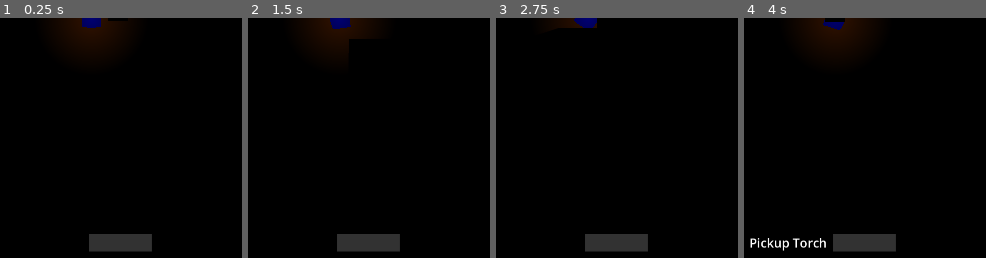
Above: before the commit, frames 1-4 (left to right).
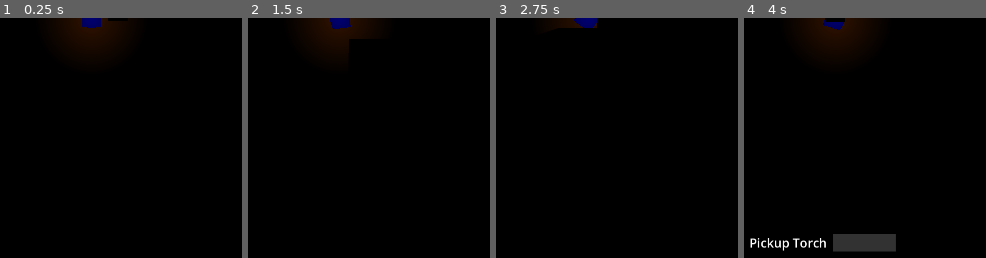
Above: after the commit, the same moments.

Repository: OwenTheBell/Torch
Game: Godot game, scene res://Environment/world.tscn
Same seed, same stepped clock (60 frames per second), same inputs: the game is played once before the commit and once after it.
Inputs (mouse positions are % of the whole screen's width and height, from its top left):
- Up to frame 1 (0.25 s): no input
- Up to frame 2 (1.5 s): tap Enter at 0.5 s; move the mouse to (55, 45) at 0.52 s; hold D (Right) 0.53-1.28 s; hold Space (Interact) 0.53-1.28 s; move the mouse to (outside the picture) at 1.27 s; hold S (Down) from 1.28 s (still down); tap Space (Interact) at 1.35 s
- Up to frame 3 (2.75 s): move the mouse to (35, 27) at 2.02 s; release S (Down) at 2.03 s; hold D (Right) from 2.03 s (still down); hold Space (Interact) from 2.03 s (still down); click (35, 27) at 2.1 s
- Up to frame 4 (4 s): tap R (restart) at 2.75, 3.5 s; move the mouse to (11, 71) at 2.77 s; release D (Right) at 2.78 s; release Space (Interact) at 2.78 s; hold W (Up) 2.78-3.53 s; right-click (11, 71) at 2.85 s; tap Space (Interact) at 3.05 s; move the mouse to (68, 66) at 3.52 s; hold A (Left) from 3.53 s (still down); hold Space (Interact) from 3.53 s (still down)
The pictures show only the part of the screen within x 0-50%, y 50-100%; the shares and areas given below are measured in that part.

The runs differ from the first frame. In frame 1, 2.0% of the frame differs, in the area x 36-63%, y 90-98%; in frame 2, 2.0%; in frame 3, 2.0%; in frame 4, nothing differs.

Commit message:
Created BoolVariable for tracking interactions
New BoolVariable Resource used via has_interaction_bool.tres to monitor if the player has an available interaction. The interaction prompt is hidden if they don't.

Diff:
--- a/Interaction/InteractExecutor.gd
+++ b/Interaction/InteractExecutor.gd
@@ -2,6 +2,7 @@
 
 @export var hold_time: float
 @export var tick_on_hold: bool
+@export var has_interaction_var: BoolVariable
 @export var description_var: StringVariable
 @export var percent_var: FloatVariable
 
@@ -9,6 +10,9 @@
 var elapsed_hold: float = 0
 
 var executing = false
+
+func _ready():
+  update_description()
 
 func _process(delta):
   if Input.is_action_just_pressed("Interact") and not executing and receivers.size() > 0:
@@ -56,5 +60,7 @@
 func update_description():
   if receivers.size() > 0:
     description_var.value = receivers[receivers.size() - 1].interact_description
+    has_interaction_var.value = true
   else:
     description_var.value = ""
+    has_interaction_var.value = false
--- a/Player/player.tscn
+++ b/Player/player.tscn
@@ -1,8 +1,9 @@
-[gd_scene load_steps=12 format=3 uid="uid://be2f5ipwiihn5"]
+[gd_scene load_steps=13 format=3 uid="uid://be2f5ipwiihn5"]
 
 [ext_resource type="Script" path="res://Player/PlayerMovement.gd" id="1_w3c8f"]
 [ext_resource type="Script" path="res://Interaction/InteractExecutor.gd" id="4_7npm5"]
 [ext_resource type="Script" path="res://Player/TorchHolder.gd" id="5_2xtvf"]
+[ext_resource type="Resource" uid="uid://bxj2pm7pyvf0e" path="res://Variables/has_interaction_bool.tres" id="5_4f0ln"]
 [ext_resource type="Resource" uid="uid://ceunlfdtbqlf8" path="res://Variables/interaction_name_string.tres" id="5_6jmxb"]
 [ext_resource type="Script" path="res://Time Control/SendTickOnMove.gd" id="5_m872l"]
 [ext_resource type="Resource" uid="uid://b10h46564iadh" path="res://Variables/interaction_percent_float.tres" id="5_rtpf4"]
@@ -80,6 +81,7 @@
 script = ExtResource("4_7npm5")
 hold_time = 1.0
 tick_on_hold = true
+has_interaction_var = ExtResource("5_4f0ln")
 description_var = ExtResource("5_6jmxb")
 percent_var = ExtResource("5_rtpf4")
 
--- /dev/null
+++ b/UI/SetVisibilityFromBool.gd
@@ -0,0 +1,6 @@
+class_name SetVisibilityFromBool extends Node
+
+@export var bool_var: BoolVariable
+
+func _process(delta):
+  (get_parent() as CanvasItem).visible = bool_var.value
--- a/UI/game_canvas.tscn
+++ b/UI/game_canvas.tscn
@@ -1,10 +1,12 @@
-[gd_scene load_steps=8 format=3 uid="uid://ctdvy21seh15m"]
+[gd_scene load_steps=10 format=3 uid="uid://ctdvy21seh15m"]
 
 [ext_resource type="Script" path="res://UI/FillRectWithFloatVariable.gd" id="2_5hgx2"]
 [ext_resource type="Resource" uid="uid://dwphl15fbqgxx" path="res://Variables/torches_in_inventory_int.tres" id="2_huq14"]
 [ext_resource type="Script" path="res://UI/DisplayVariableInLabel.gd" id="2_s5d08"]
 [ext_resource type="Resource" uid="uid://b10h46564iadh" path="res://Variables/interaction_percent_float.tres" id="3_2j6sc"]
 [ext_resource type="Resource" uid="uid://ceunlfdtbqlf8" path="res://Variables/interaction_name_string.tres" id="3_uca4h"]
+[ext_resource type="Script" path="res://UI/SetVisibilityFromBool.gd" id="6_hpkhb"]
+[ext_resource type="Resource" uid="uid://bxj2pm7pyvf0e" path="res://Variables/has_interaction_bool.tres" id="7_onkip"]
 
 [sub_resource type="LabelSettings" id="LabelSettings_28rgr"]
 font_size = 30
@@ -96,3 +98,7 @@
 script = ExtResource("2_5hgx2")
 rect = NodePath("..")
 variable = ExtResource("3_2j6sc")
+
+[node name="SetVisibilityFromBool" type="Node" parent="Interaction Display"]
+script = ExtResource("6_hpkhb")
+bool_var = ExtResource("7_onkip")
--- /dev/null
+++ b/Variables/Scripts/BoolVariable.gd
@@ -0,0 +1,6 @@
+class_name BoolVariable extends VariableResource
+
+@export var value: bool
+
+func get_string_value():
+  return str(value)
--- /dev/null
+++ b/Variables/has_interaction_bool.tres
@@ -0,0 +1,7 @@
+[gd_resource type="Resource" script_class="BoolVariable" load_steps=2 format=3 uid="uid://bxj2pm7pyvf0e"]
+
+[ext_resource type="Script" path="res://Variables/Scripts/BoolVariable.gd" id="1_4tpu5"]
+
+[resource]
+script = ExtResource("1_4tpu5")
+value = false
